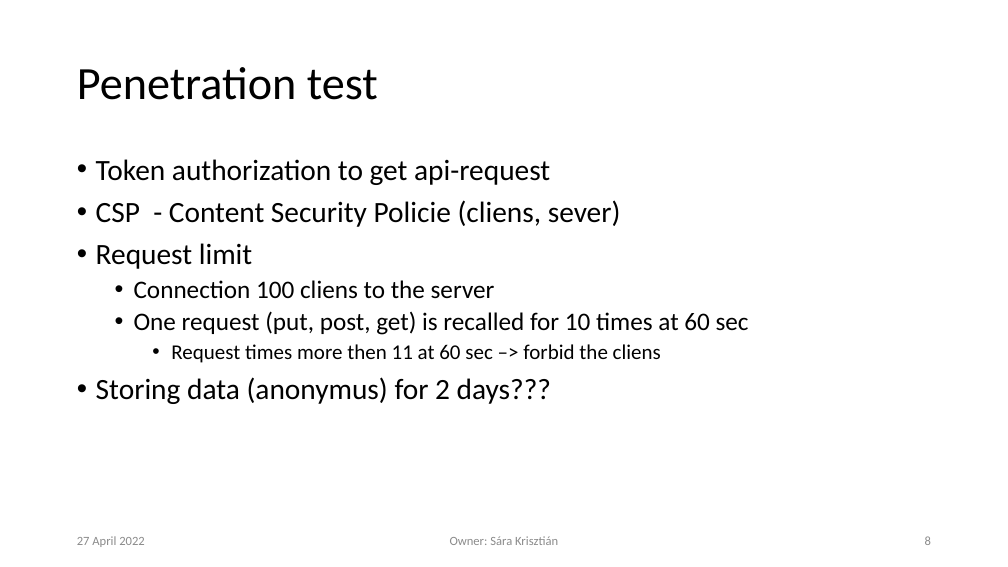
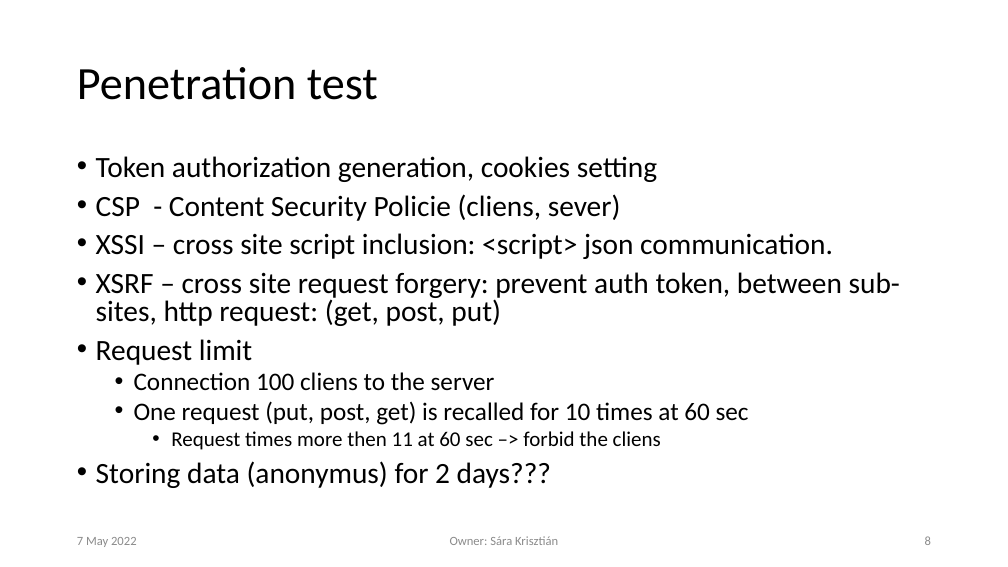
Before and after one commit to krisztian14testgit/ng-task-monitor, a slide deck: slide 8 of plan/TaskTracingApp.pptx. Drawn at 1008x567 pixels with LibreOffice and Linux fonts; fonts in the diff are those of the drawing; background and template pictures are left out. Boxes give left, top, right and bottom in pixels: in the first picture for what was removed or moved away, otherwise in the second. Text is boxed around its words. In the diff, an @@ line names an element or a change of style, - is before the commit and + after.

Commit message:
ptt is saved

```diff
--- a/plan/TaskTracingApp.pptx
+++ b/plan/TaskTracingApp.pptx
@@ text at (96,156,657,182): text changed @@
-• Token authorization to get api-request
+• Token authorization generation, cookies setting
@@ text at (96,194,749,488): line spacing 0.9 to 0.8 @@
@@ text at (96,233,900,326): paragraphs added @@
+• XSSI – cross site script inclusion: <script> json communication.
+• XSRF – cross site request forgery: prevent auth token, between sub-sites, http request: (get, post, put)
@@ text at (77,537,137,547): text changed @@
-27 April 2022
+7 May 2022
```
Also in this commit, not shown: 7 other slides changed.
